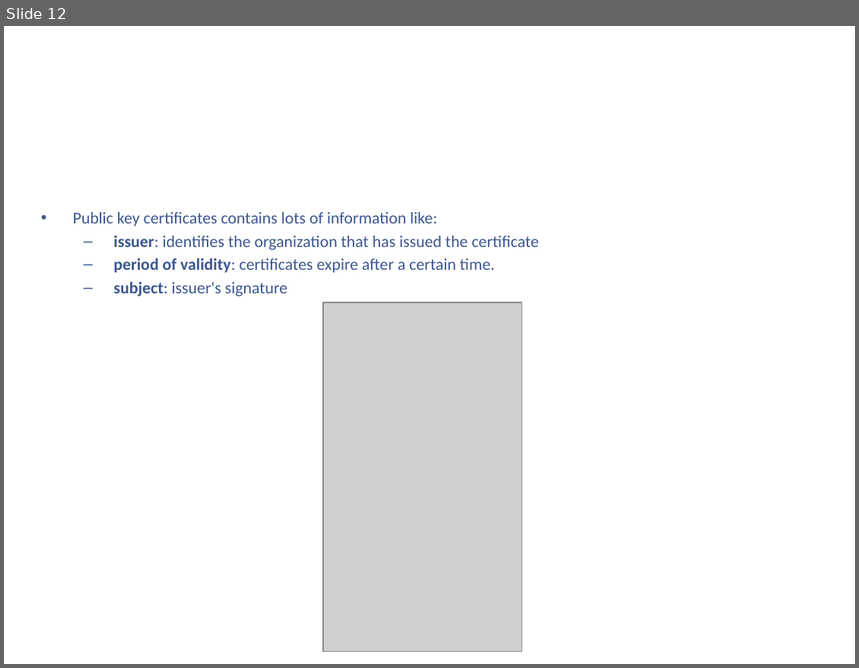
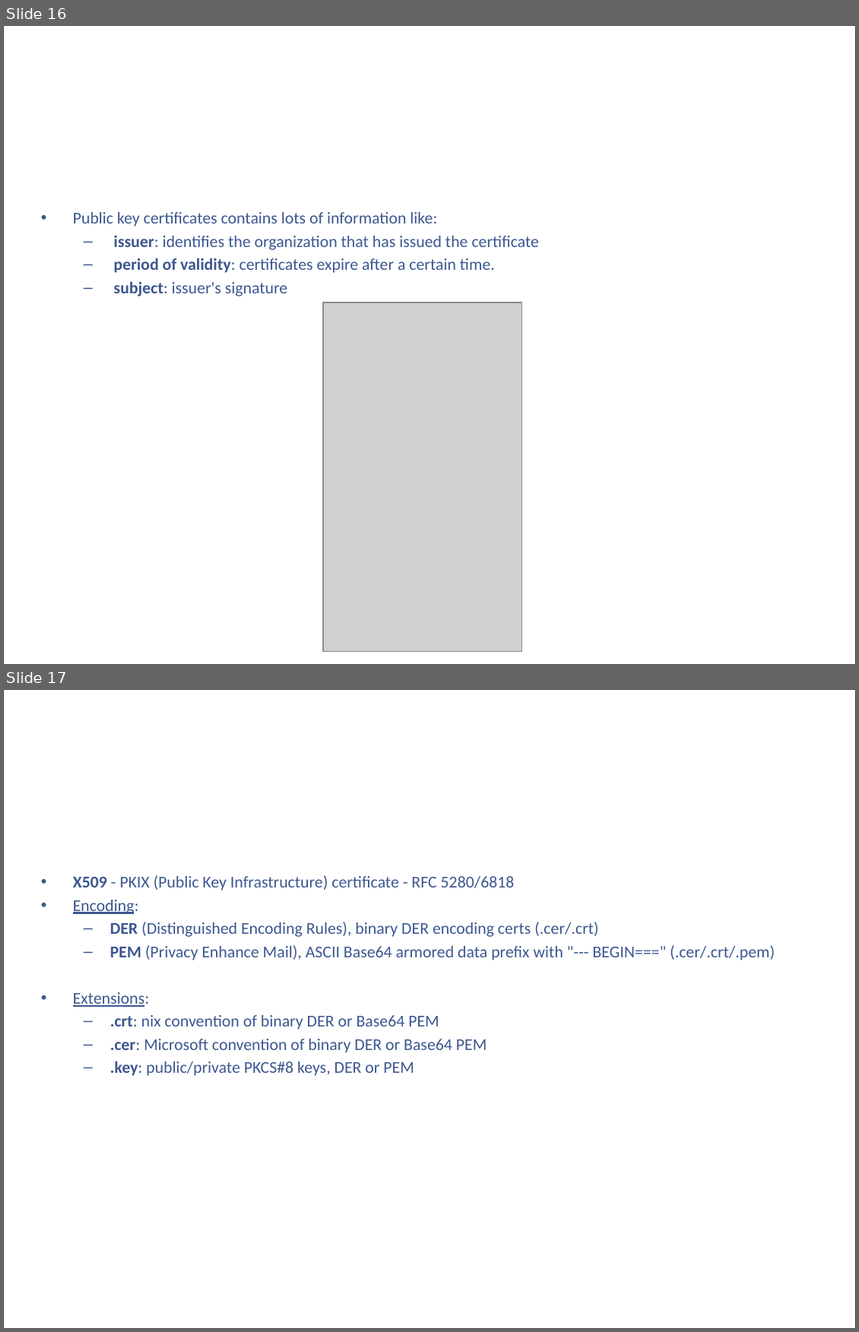
Before and after one commit to kenshincommon/ppts, a slide deck: Presentations/TLS/TLS.pptx. Shown one above the other, each under a label of ours: slide 12 before the commit, slides 16 and 17 after it. The pictures are 859x668 and 859x1332 pixels, drawn with LibreOffice and Linux fonts; fonts in the diff are those of the drawing; grey boxes stand for pictures; background and template pictures are left out. Boxes give left, top, right and bottom in pixels: in the first picture for what was removed or moved away, otherwise in the second. Text is boxed around its words. In the diff, an @@ line names an element or a change of style, - is before the commit and + after.

```diff
--- a/Presentations/TLS/TLS.pptx
+++ b/Presentations/TLS/TLS.pptx
@@ slide 17 added at (x1=4, y1=690, x2=855, y2=1328), background picture (left out) @@
@@ title added at (x1=47, y1=716, x2=813, y2=822), 44 pt, text #FFFFFF @@
+Cryptography (cont.)
@@ text added at (x1=73, y1=875, x2=775, y2=1076), 14 pt, text #3C5790 @@
+• X509 - PKIX (Public Key Infrastructure) certificate - RFC 5280/6818
+• Encoding:
+  – DER (Distinguished Encoding Rules), binary DER encoding certs (.cer/.crt)
+  – PEM (Privacy Enhance Mail), ASCII Base64 armored data prefix with "--- BEGIN===" (.cer/.crt/.pem)
+• Extensions:
+  – .crt: nix convention of binary DER or Base64 PEM
+  – .cer: Microsoft convention of binary DER or Base64 PEM
+  – .key: public/private PKCS#8 keys, DER or PEM
@@ what was slide 12 is now slide 16 @@
```
Also in this commit, not shown: 9 slides changed, 8 other slides added, 3 other files.
